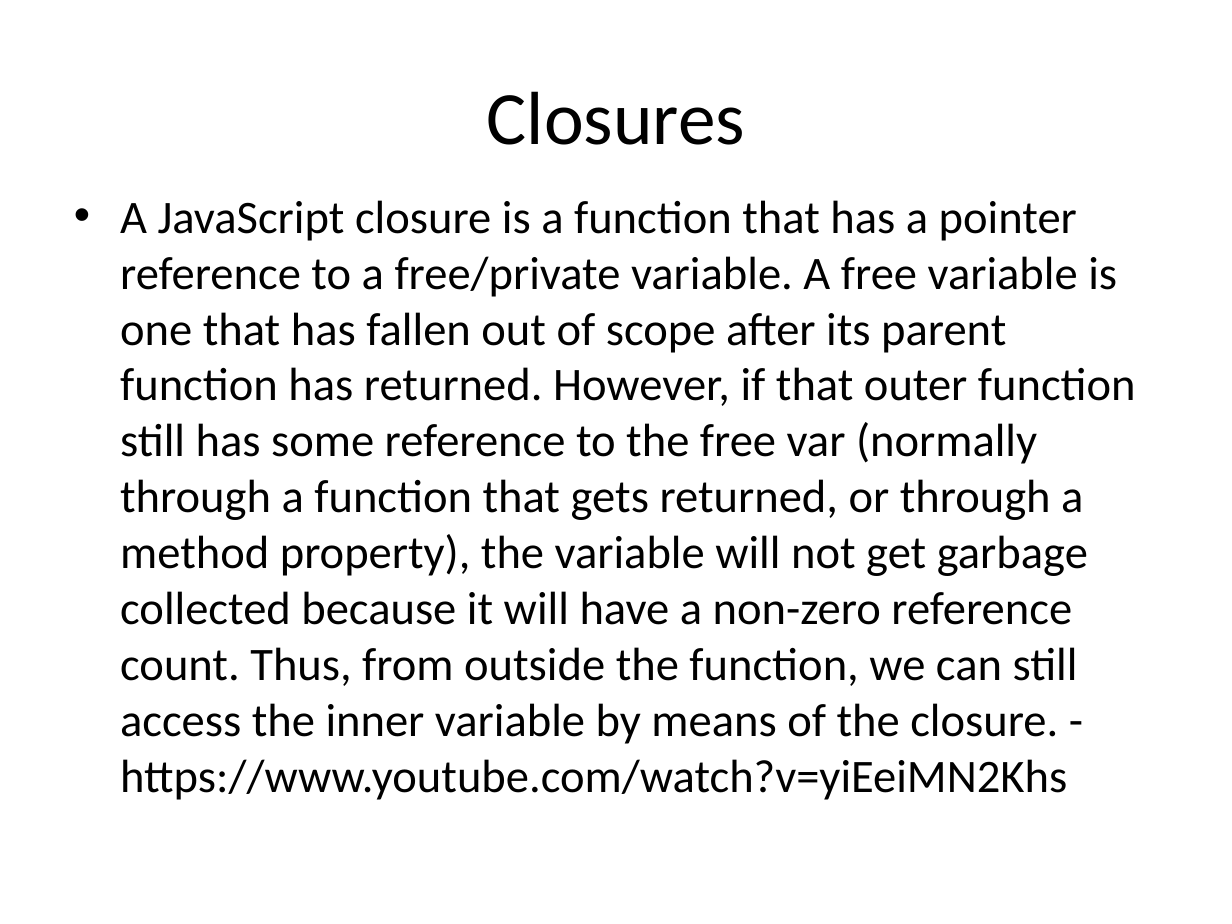
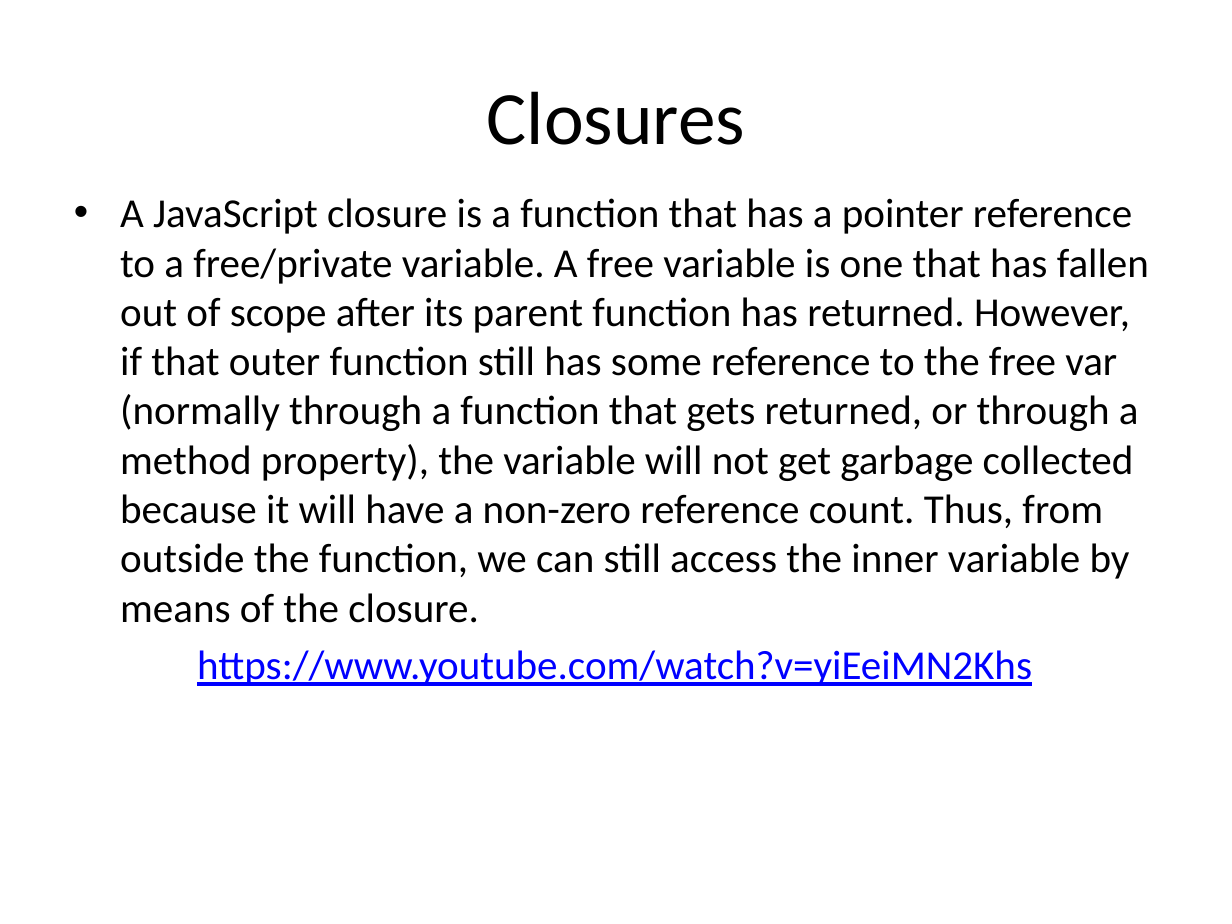
Before and after one commit to denhosi1/JavaScriptTheWeirdParts, a slide deck: slide 11 of JavaScriptTheWeirdParts.pptx. Drawn at 1232x924 pixels with LibreOffice and Linux fonts; fonts in the diff are those of the drawing. Boxes give left, top, right and bottom in pixels: in the first picture for what was removed or moved away, otherwise in the second. Text is boxed around its words. In the diff, an @@ line names an element or a change of style, - is before the commit and + after.

```diff
--- a/JavaScriptTheWeirdParts.pptx
+++ b/JavaScriptTheWeirdParts.pptx
@@ text at [120, 198, 1149, 686]: text changed; size 27.2 to 24 pt @@
-• A JavaScript closure is a function that has a pointer reference to a free/private variable. A free variable is one that has fallen out of scope after its parent function has returned. However, if that outer function still has some reference to the free var (normally through a function that gets returned, or through a method property), the variable will not get garbage collected because it will have a non-zero reference count. Thus, from outside the function, we can still access the inner variable by means of the closure. - https://www.youtube.com/watch?v=yiEeiMN2Khs
+• A JavaScript closure is a function that has a pointer reference to a free/private variable. A free variable is one that has fallen out of scope after its parent function has returned. However, if that outer function still has some reference to the free var (normally through a function that gets returned, or through a method property), the variable will not get garbage collected because it will have a non-zero reference count. Thus, from outside the function, we can still access the inner variable by means of the closure.
+https://www.youtube.com/watch?v=yiEeiMN2Khs
```
Also in this commit, not shown: 10 other slides changed, 1 other file.
